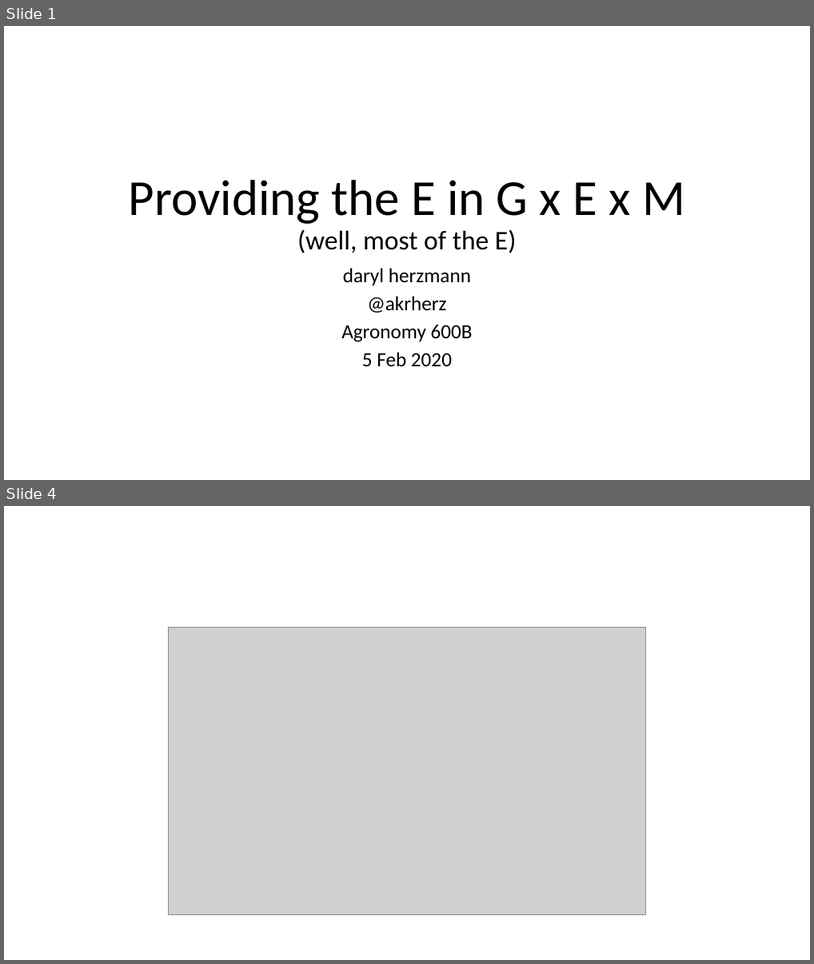
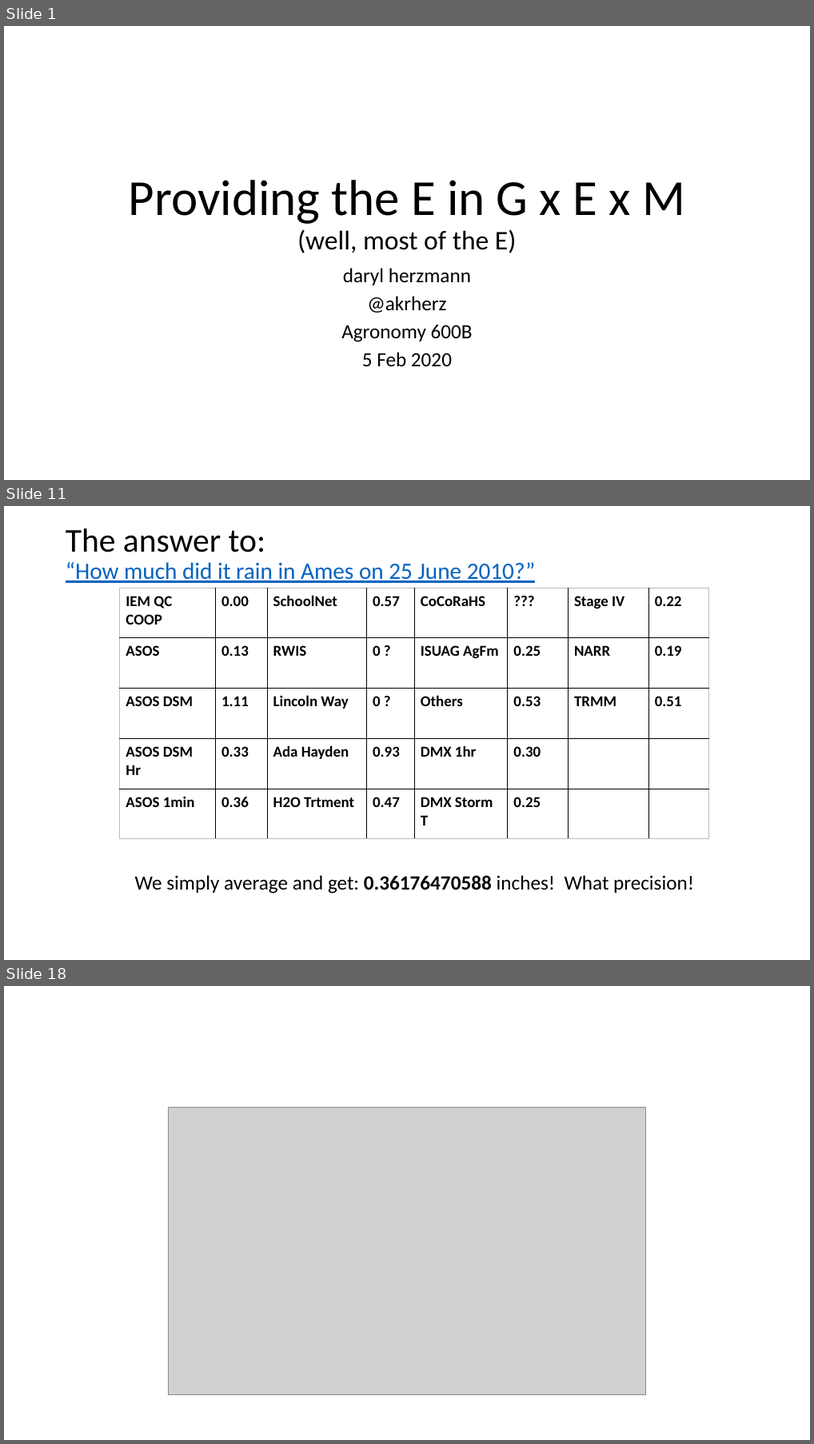
Before and after one commit to akrherz/akrherz, a slide deck: presentations/200205_agron600b/herzmann_600b.pptx. Shown one above the other, each under a label of ours: slides 1 and 4 before the commit, slides 1, 11 and 18 after it; the slides between them are not shown. The pictures are 814x964 and 814x1444 pixels, drawn with LibreOffice and Linux fonts; fonts in the diff are those of the drawing; grey boxes stand for pictures. Boxes give left, top, right and bottom in pixels: in the first picture for what was removed or moved away, otherwise in the second. Text is boxed around its words. In the diff, an @@ line names an element or a change of style, - is before the commit and + after.

```diff
--- a/presentations/200205_agron600b/herzmann_600b.pptx
+++ b/presentations/200205_agron600b/herzmann_600b.pptx
@@ slide 11 added at (x1=4, y1=506, x2=810, y2=960), background #FFFFFF @@
@@ title added at (x1=66, y1=528, x2=536, y2=583), 27.9 pt, text #0563C1, underline @@
+The answer to:
+“How much did it rain in Ames on 25 June 2010?”
@@ table added at (x1=120, y1=588, x2=710, y2=839), 5 rows, 8 columns @@
+IEM QC COOP | 0.00 | SchoolNet | 0.57 | CoCoRaHS | ??? | Stage IV | 0.22
+ASOS | 0.13 | RWIS | 0 ? | ISUAG AgFm | 0.25 | NARR | 0.19
+ASOS DSM | 1.11 | Lincoln Way | 0 ? | Others | 0.53 | TRMM | 0.51
+ASOS DSM Hr | 0.33 | Ada Hayden | 0.93 | DMX 1hr | 0.30 |  | 
+ASOS 1min | 0.36 | H2O Trtment | 0.47 | DMX Storm T | 0.25 |  | 
@@ text added at (x1=135, y1=875, x2=694, y2=893), 24 pt, text #000000 @@
+We simply average and get: 0.36176470588 inches! What precision!
@@ what was slide 4 is now slide 18 @@
```
Also in this commit, not shown: 2 slides changed, 14 other slides added.
